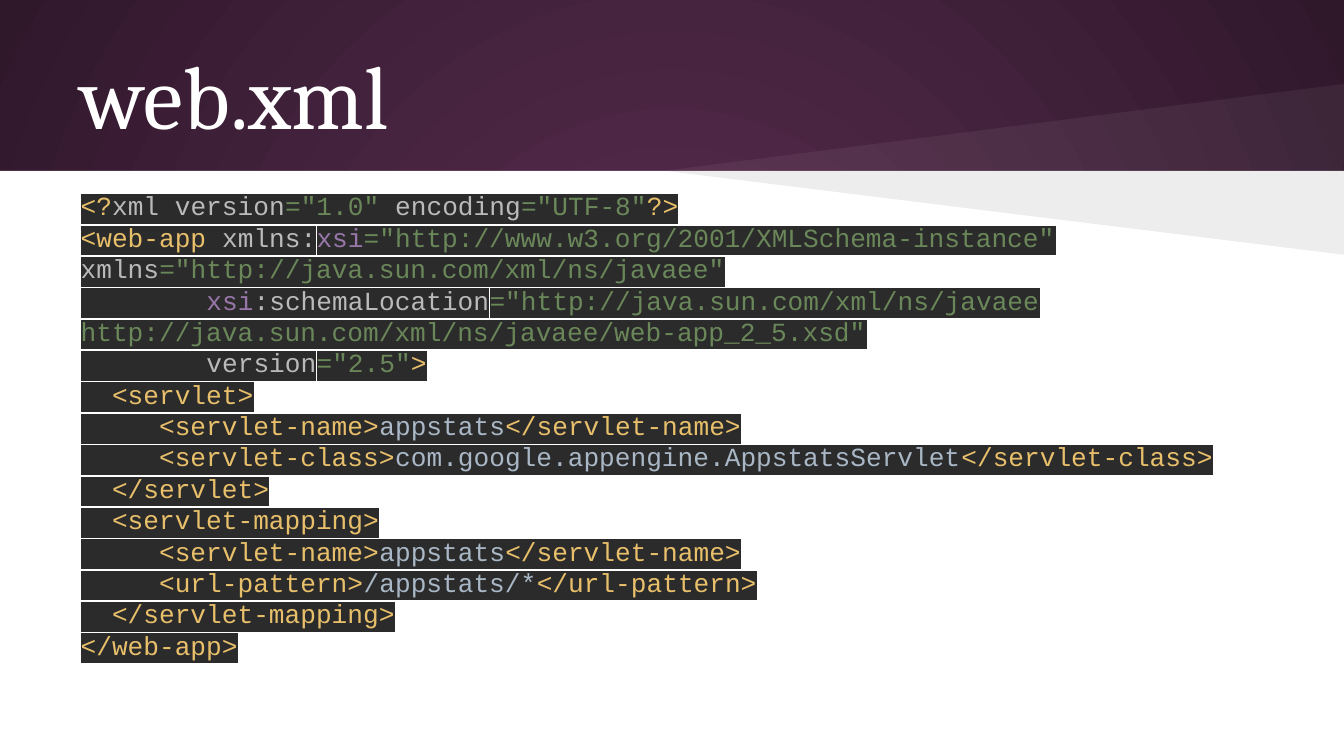
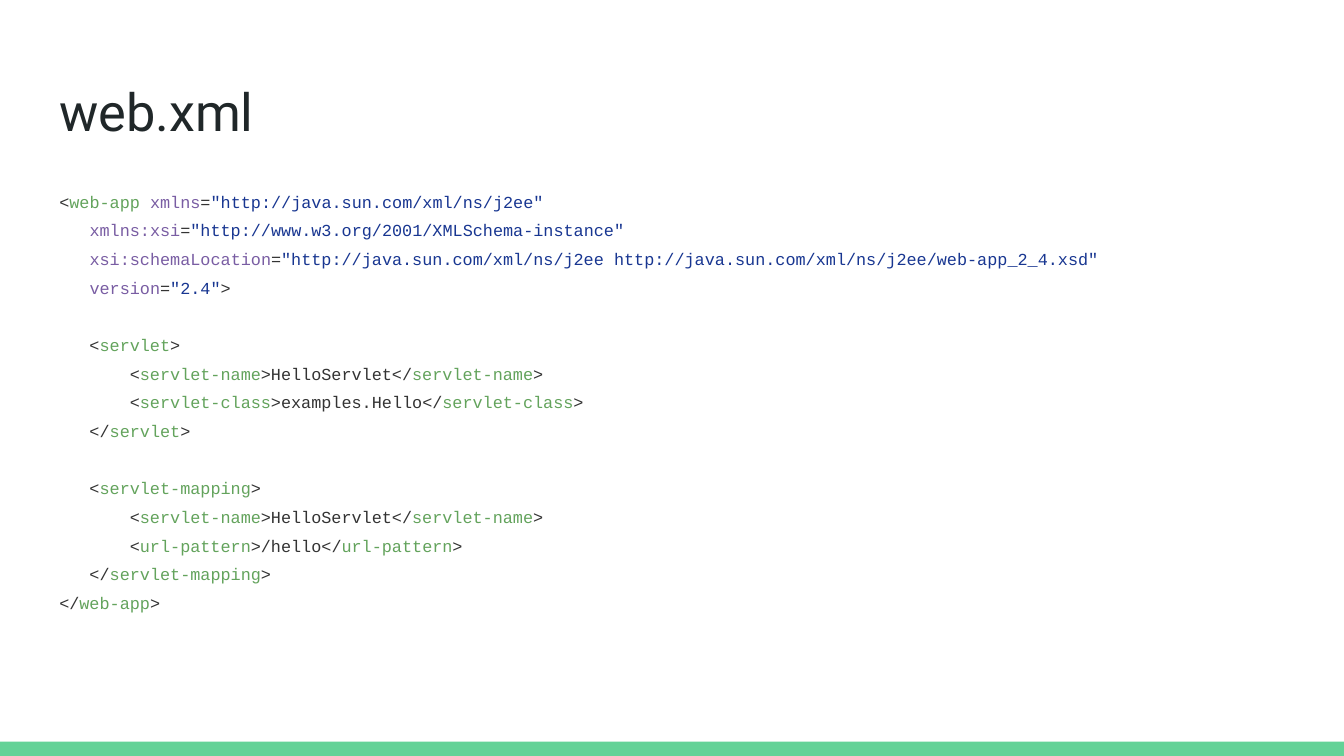
Before and after one commit to olivier-pitton/dant, a slide deck: slide 13 of jaxrs/Cours JAX-RS.pptx. Drawn at 1344x756 pixels with LibreOffice and Linux fonts; fonts in the diff are those of the drawing. Boxes give left, top, right and bottom in pixels: in the first picture for what was removed or moved away, otherwise in the second. Text is boxed around its words. In the diff, an @@ line names an element or a change of style, - is before the commit and + after.

```diff
--- a/jaxrs/Cours JAX-RS.pptx
+++ b/jaxrs/Cours JAX-RS.pptx
@@ background gradient #592D50 to #30182B to #FFFFFF @@
@@ title "web.xml": place and size @@
-title "web.xml" at (81, 66, 389, 130)
+title "web.xml" at (59, 91, 253, 132)
@@ title "web.xml" at (59, 91, 253, 132): size 48 to 28 pt, font Cambria to Roboto, text colour #FFFFFF to #202729; vertical alignment middle to top @@
@@ freeform shape removed at (665, 83, 1344, 171) @@
@@ rectangle removed at (0, 171, 1344, 755) @@
@@ text "<web-app xmlns="http://java.sun.com/xml/ns/j2ee"": place and size @@
-text "<web-app xmlns="http://java.sun.com/xml/ns/j2ee"" at (81, 197, 1212, 661)
+text "<web-app xmlns="http://java.sun.com/xml/ns/j2ee"" at (59, 195, 1098, 613)
@@ freeform shape removed at (665, 171, 1344, 254) @@
@@ text at (59, 195, 1098, 294): text changed; size 14 to 9 pt; text colour #6A8759 to #183691 @@
-<?xml version="1.0" encoding="UTF-8"?>
-<web-app xmlns:xsi="http://www.w3.org/2001/XMLSchema-instance" xmlns="http://java.sun.com/xml/ns/javaee"
-xsi:schemaLocation="http://java.sun.com/xml/ns/javaee http://java.sun.com/xml/ns/javaee/web-app_2_5.xsd"
-version="2.5">
+<web-app xmlns="http://java.sun.com/xml/ns/j2ee"
+xmlns:xsi="http://www.w3.org/2001/XMLSchema-instance"
+xsi:schemaLocation="http://java.sun.com/xml/ns/j2ee http://java.sun.com/xml/ns/j2ee/web-app_2_4.xsd"
+version="2.4">
@@ text at (59, 339, 271, 613): size 14 to 9 pt, text colour #E8BF6A to #333333, text colour #E8BF6A to #63A35C, highlight #2B2B2B to #FFFFFF in "<servlet>", "</servlet>", "<servlet-mapping>", "</servlet-mapping>" and 1 more places; line spacing 1 to 1.43 @@
@@ text at (130, 368, 584, 412): text changed; size 14 to 9 pt; text colour #E8BF6A to #63A35C @@
-<servlet-name>appstats</servlet-name>
-<servlet-class>com.google.appengine.AppstatsServlet</servlet-class>
+<servlet-name>HelloServlet</servlet-name>
+<servlet-class>examples.Hello</servlet-class>
@@ text at (130, 511, 543, 556): text changed; size 14 to 9 pt; text colour #E8BF6A to #63A35C @@
-<servlet-name>appstats</servlet-name>
-<url-pattern>/appstats/*</url-pattern>
+<servlet-name>HelloServlet</servlet-name>
+<url-pattern>/hello</url-pattern>
@@ rectangle added at (0, 742, 1344, 756), fill #63D297 @@
```
Also in this commit, not shown: 30 other slides changed, 3 slides added, 7 slides removed, 13 other files.
